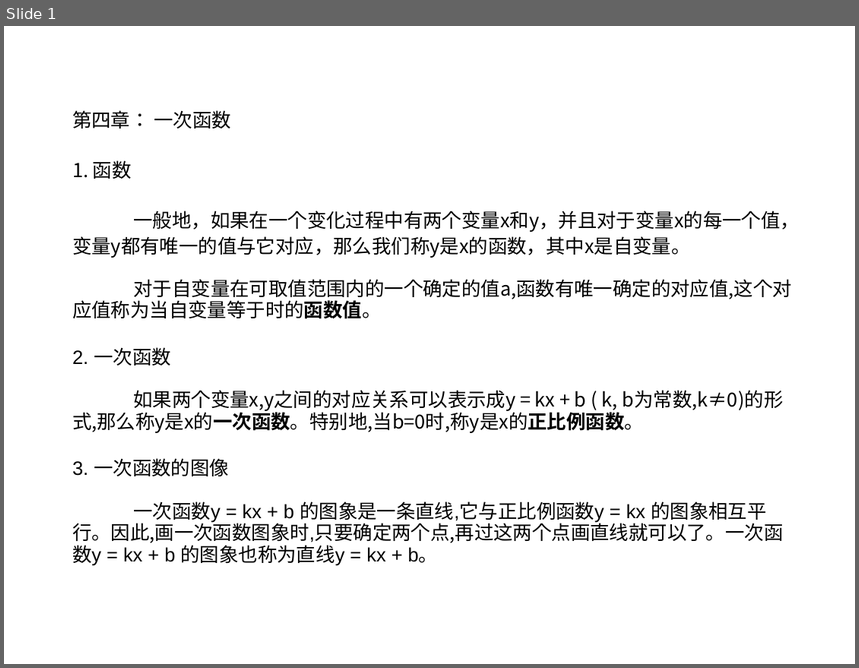
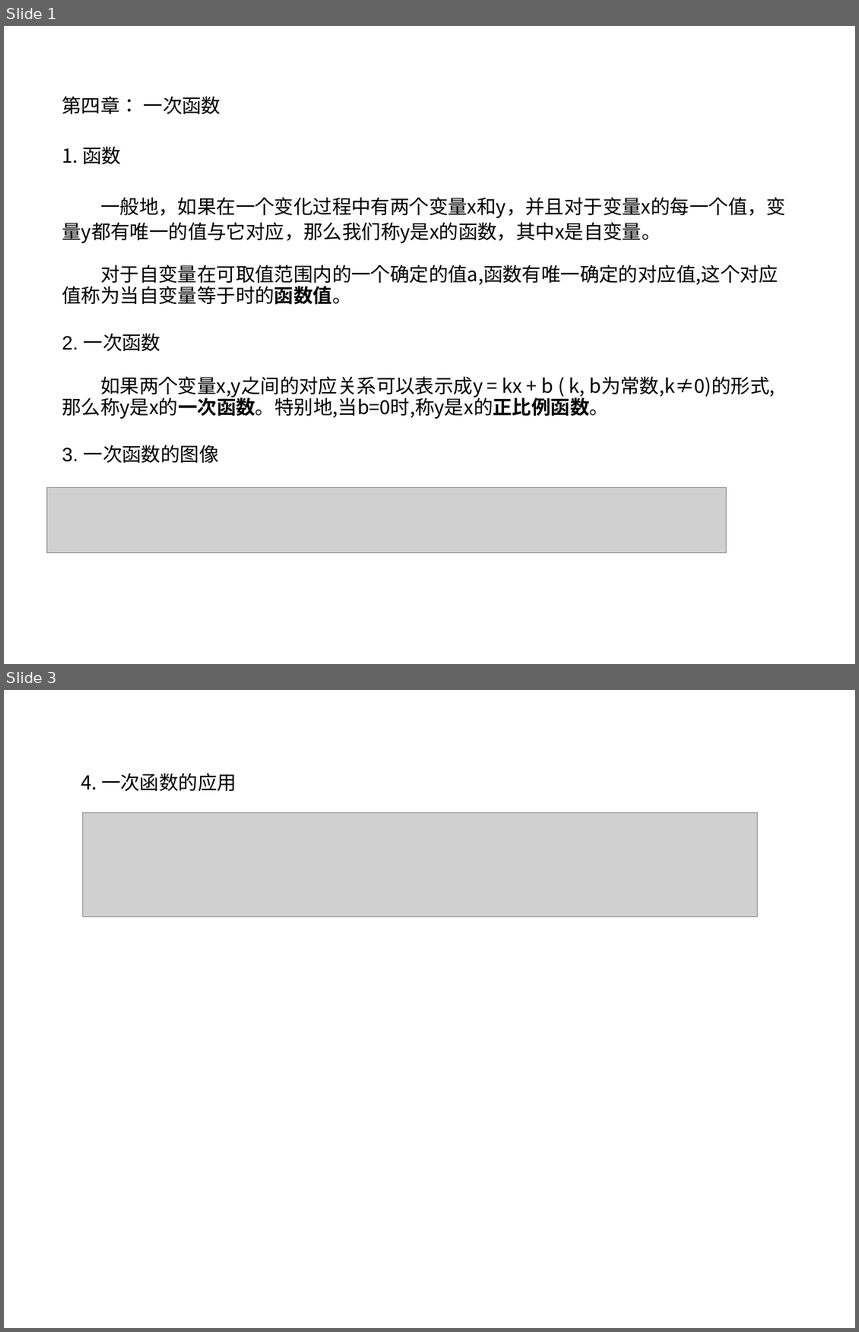
Before and after one commit to ericzhang/english-math, a slide deck: math/grade-8-上/8上数学北师大版-unit-4-一次函数.ppt. Shown one above the other, each under a label of ours: slide 1 before the commit, slides 1 and 3 after it; the slides between them are not shown. The pictures are 859x668 and 859x1332 pixels, drawn with LibreOffice and Linux fonts; fonts in the diff are those of the drawing; grey boxes stand for pictures. Boxes give left, top, right and bottom in pixels: in the first picture for what was removed or moved away, otherwise in the second. Text is boxed around its words. In the diff, an @@ line names an element or a change of style, - is before the commit and + after.

```diff
--- a/math/grade-8-上/8上数学北师大版-unit-4-一次函数.ppt
+++ b/math/grade-8-上/8上数学北师大版-unit-4-一次函数.ppt
@@ slide 3 added at box(4, 690, 855, 1328), background #FFFFFF @@
@@ text added at box(81, 773, 237, 791), 18 pt, text #000000 @@
+4. 一次函数的应用
@@ picture added at box(83, 813, 758, 916) @@
@@ slide 1 changed as well @@
@@ text "第四章： 一次函数": place and size @@
-text "第四章： 一次函数" at box(72, 110, 800, 566)
+text "第四章： 一次函数" at box(62, 96, 786, 463)
@@ picture added at box(47, 488, 726, 553) @@
@@ text at box(72, 502, 784, 566): paragraph removed @@
-一次函数y = kx + b 的图象是一条直线,它与正比例函数y = kx 的图象相互平行。因此,画一次函数图象时,只要确定两个点,再过这两个点画直线就可以了。一次函数y = kx + b 的图象也称为直线y = kx + b。
```
Also in this commit, not shown: 9 other slides added, 34 other files.
